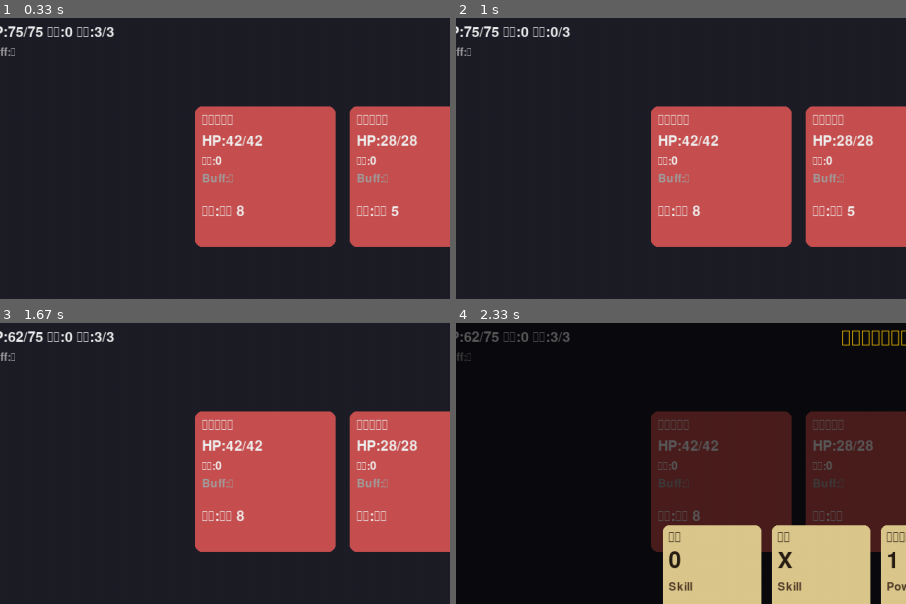
Above: before the commit, frames 1-4 (two rows, left to right).
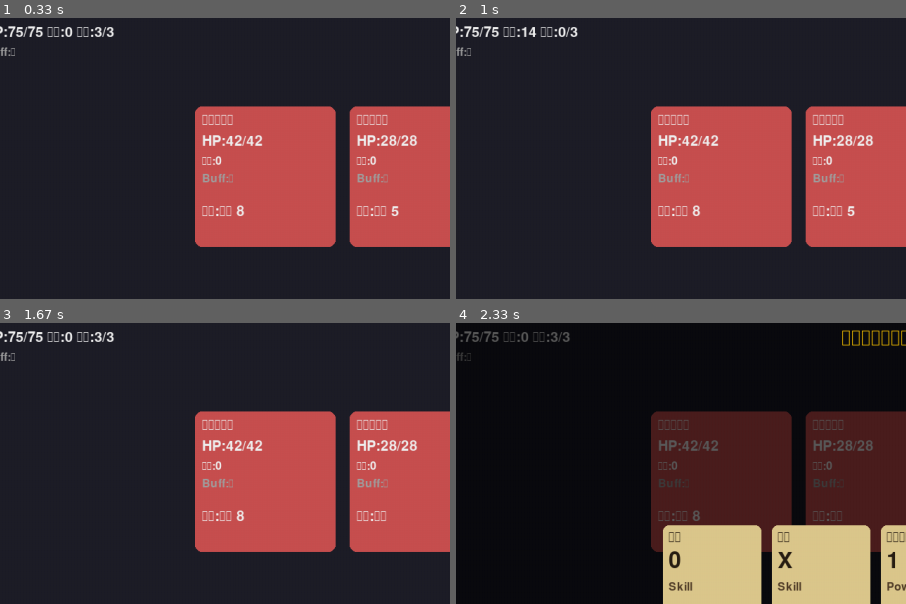
Above: after the commit, the same moments.

Repository: 560-w/slay_the_spire_clone
Game: pygame game, started from main.py
Same seed, same stepped clock (60 frames per second), same inputs: the game is played once before the commit and once after it.
Inputs:
- Up to frame 1 (0.33 s): no input
- Up to frame 2 (1 s): click "全息影像" at 0.38 s; click "倾斜" at 0.72 s
- Up to frame 3 (1.67 s): click "结束回合" at 1.05 s
- Up to frame 4 (2.33 s): click "抽牌堆(4)" at 2.03 s
The pictures show only the part of the screen within x 3-53%, y 7-57%; the shares and areas given below are measured in that part.

Frame 1 is identical in both runs. In frame 2, 0.3% of the frame differs, in the area x 14-28%, y 3-7%; in frame 3, 0.1%; in frame 4, less than 0.1%.

Commit message:
fix(entity): 恢复 gain_block 中 self.block += amount
之前 patch 误将 self.block += amount 替换为注释，导致护甲不增加。已恢复。

Diff:
--- a/src/core/entity.py
+++ b/src/core/entity.py
@@ -116,7 +116,7 @@
         """
         assert amount >= 0, f"[Entity] {self.name} 获得护甲不能为负，收到 {amount}"
 
-        # 敏捷修正需在调用方（BuffSystem.compute_block_gain）处理，此处保持原始
+        self.block += amount
         logger.info(
             "[Entity] %s 获得 %d 护甲，当前护甲=%d",
             self.name, amount, self.block,
